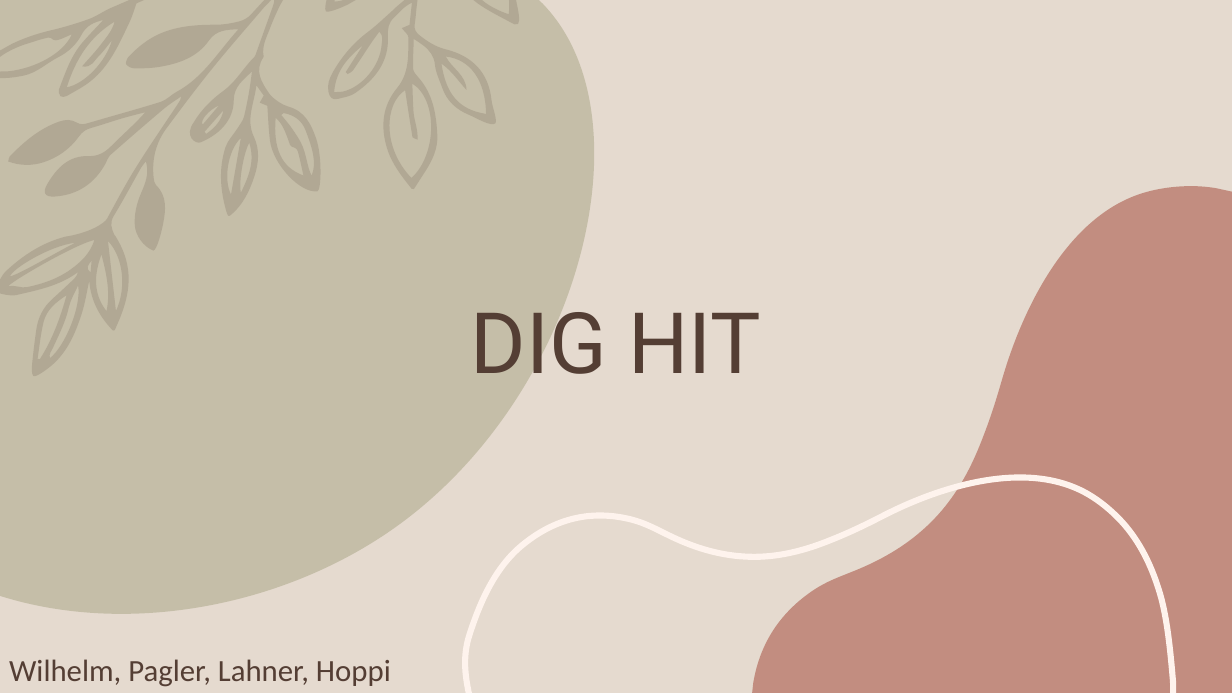
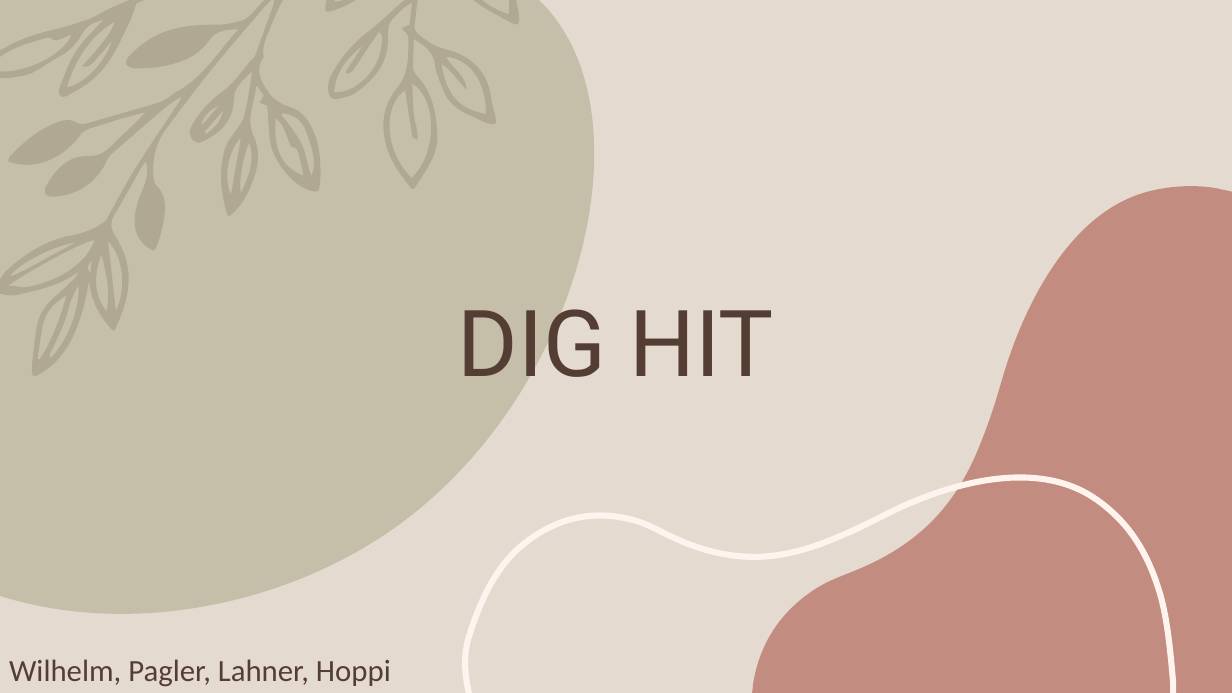
Before and after one commit to mwilhelm08/DIG-HIT, a slide deck: slide 1 of DIG-HIT_Vortstellung.pptx. Drawn at 1232x693 pixels with LibreOffice and Linux fonts; fonts in the diff are those of the drawing. Boxes give left, top, right and bottom in pixels: in the first picture for what was removed or moved away, otherwise in the second. Text is boxed around its words. In the diff, an @@ line names an element or a change of style, - is before the commit and + after.

```diff
--- a/DIG-HIT_Vortstellung.pptx
+++ b/DIG-HIT_Vortstellung.pptx
@@ title "DIG HIT" at bbox=[458, 309, 774, 377]: size 66 to 72 pt @@
```
Also in this commit, not shown: 2 other files.
